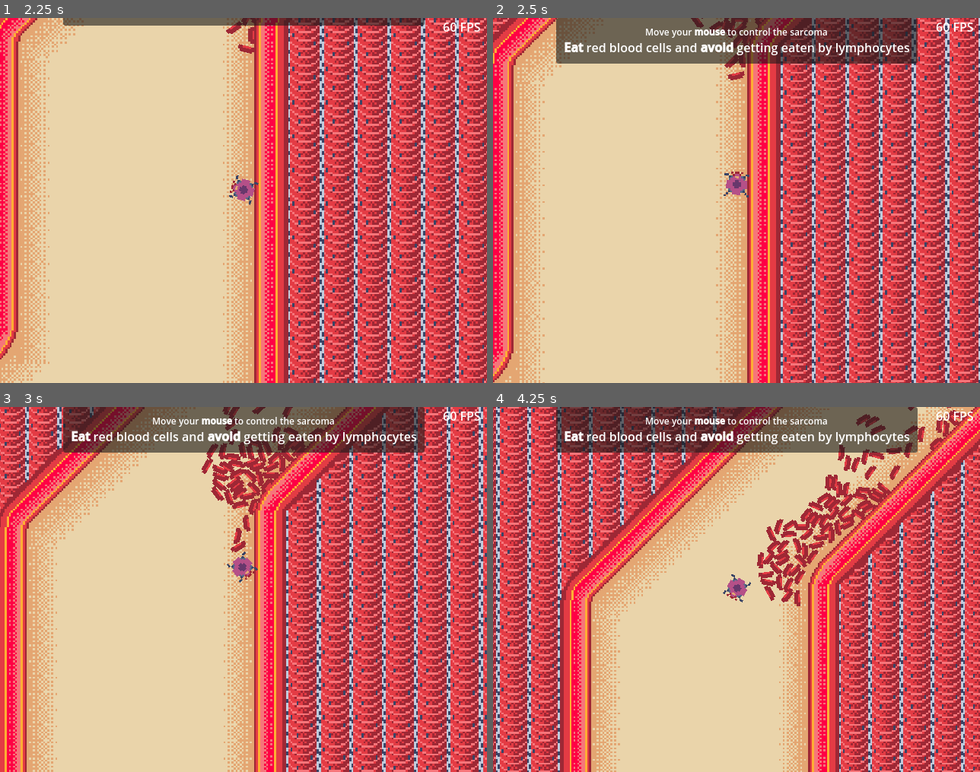
Above: before the commit, frames 1-4 (two rows, left to right).
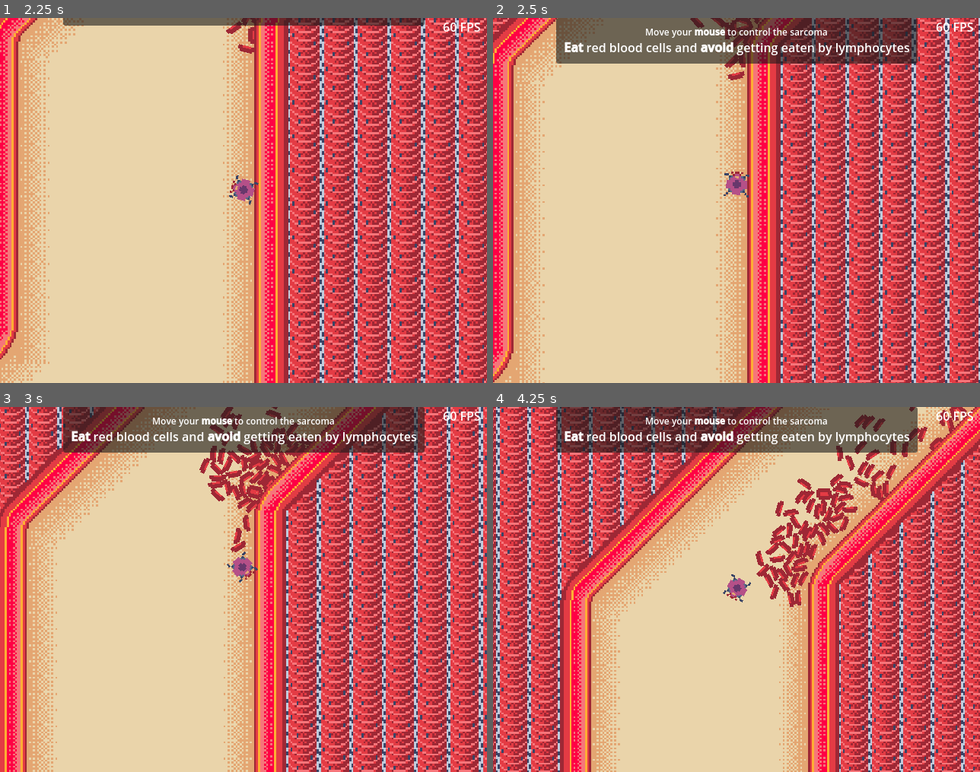
Above: after the commit, the same moments.

Repository: BertrandBordage/Bloody-Sarcoma
Game: Godot game, scene res://level_0.tscn
Two runs of this game, one before a commit and one after it. Both use one fixed random seed, a clock stepped at 60 frames per second and the inputs below.
Inputs (mouse positions are in pixels of both pictures, inside the frame that each line leads up to):
- Up to frame 1 (2.25 s): move the mouse to (350, 182) at 0.52 s; click (350, 182) at 0.67 s; drag from (146, 218) to (277, 193) at 1.27 s; move the mouse to (292, 120) at 2.02 s; click (292, 120) at 2.17 s
- Up to frame 2 (2.5 s): no input
- Up to frame 3 (3 s): drag from (219, 662) to (97, 534) at 2.77 s
- Up to frame 4 (4.25 s): move the mouse to (882, 644) at 3.52 s; click (882, 644) at 3.67 s

Frame 1 is identical in both runs. In frame 2, 0.3% of the frame differs, in the area x 40-56%, y 0-9%; in frame 3, 1.9%; in frame 4, 3.8%, in the area x 53-98%, y 0-55%.

Commit message:
Adds neutrophiles, making it possible to loot mouths.

Diff:
--- a/autoload/SpawnedFlow.gd
+++ b/autoload/SpawnedFlow.gd
@@ -17,15 +17,18 @@
 var lymphocyte_scene: PackedScene = load("res://bodies/lymphocyte.tscn")
 var red_blood_cell_scene: PackedScene = load("res://bodies/red_blood_cell.tscn")
 var bacteria_scene: PackedScene = load("res://bodies/bacteria.tscn")
+var neutrophil_scene: PackedScene = load("res://bodies/neutrophil.tscn")
 var spawnable_scene_names: Array[String] = [
     "Lymphocyte",
     "RedBloodCell",
     "Bacteria",
+    "Neutrophil",
 ]
 var spawnable_probabilities: Array[float] = [
     0.0,
     100.0,
     0.25,
+    0.5,
 ]
 var lymphocyte_probability: float:
     get:
@@ -178,6 +181,8 @@
                 scene = red_blood_cell_scene
             "Bacteria":
                 scene = bacteria_scene
+            "Neutrophil":
+                scene = neutrophil_scene
         spawned = scene.instantiate()
         spawn_container.add_child.call_deferred(spawned)
         # We don’t use global_position due to this bug: https://github.com/godotengine/godot/issues/74323
--- a/bodies/cancer_cell.gd
+++ b/bodies/cancer_cell.gd
@@ -138,6 +138,11 @@
     food += earned_food
     if earned_food == 0:
         return
+    if body.NAME == "Neutrophil":
+        for sibling in get_parent().get_children():
+            if not sibling.has_mouth:
+                sibling.has_mouth = true
+                break
     if body.NAME == "Bacteria":
         if has_bottom_flagellum:
             if has_top_flagellum:
--- /dev/null
+++ b/bodies/neutrophil.gd
@@ -0,0 +1,20 @@
+extends RigidBody2D
+
+
+const NAME = "Neutrophil"
+
+
+func _ready():
+    SpawnedFlow.spawned_bodies.append(self)
+
+
+func _exit_tree():
+    SpawnedFlow.spawned_bodies.erase(self)
+
+
+func take_damage(damage: float):
+    return $HealthComponent.take_damage(damage)
+
+
+func _on_health_component_died():
+    SpawnedFlow.respawn_if_possible(self)
--- /dev/null
+++ b/bodies/neutrophil.tscn
@@ -0,0 +1,88 @@
+[gd_scene load_steps=14 format=3 uid="uid://xvj7rurqthbi"]
+
+[ext_resource type="Script" path="res://bodies/neutrophil.gd" id="1_rhh8i"]
+[ext_resource type="Texture2D" uid="uid://cda5wdu6a125n" path="res://sprites/neutrophil.png" id="1_slxv4"]
+[ext_resource type="PackedScene" uid="uid://bwvnv4kvdejan" path="res://utils/health_component.tscn" id="2_7ncq3"]
+[ext_resource type="PackedScene" uid="uid://dtl0ps1up22ii" path="res://utils/attack_area.tscn" id="4_i6ge5"]
+[ext_resource type="PackedScene" uid="uid://bjiq1fjatlo2b" path="res://utils/threat_detection_area.tscn" id="5_vwnuu"]
+
+[sub_resource type="AtlasTexture" id="AtlasTexture_tvdip"]
+atlas = ExtResource("1_slxv4")
+region = Rect2(0, 0, 16, 16)
+
+[sub_resource type="AtlasTexture" id="AtlasTexture_7t5rp"]
+atlas = ExtResource("1_slxv4")
+region = Rect2(16, 0, 16, 16)
+
+[sub_resource type="AtlasTexture" id="AtlasTexture_shxn0"]
+atlas = ExtResource("1_slxv4")
+region = Rect2(32, 0, 16, 16)
+
+[sub_resource type="AtlasTexture" id="AtlasTexture_sagk3"]
+atlas = ExtResource("1_slxv4")
+region = Rect2(48, 0, 16, 16)
+
+[sub_resource type="SpriteFrames" id="SpriteFrames_gdbce"]
+animations = [{
+"frames": [{
+"duration": 1.0,
+"texture": SubResource("AtlasTexture_tvdip")
+}, {
+"duration": 1.0,
+"texture": SubResource("AtlasTexture_7t5rp")
+}, {
+"duration": 1.0,
+"texture": SubResource("AtlasTexture_shxn0")
+}, {
+"duration": 1.0,
+"texture": SubResource("AtlasTexture_sagk3")
+}],
+"loop": true,
+"name": &"default",
+"speed": 1.67
+}]
+
+[sub_resource type="CircleShape2D" id="CircleShape2D_pyts1"]
+radius = 7.0
+
+[sub_resource type="CapsuleShape2D" id="CapsuleShape2D_tjj1i"]
+radius = 3.0
+height = 8.0
+
+[sub_resource type="CircleShape2D" id="CircleShape2D_k8gj6"]
+radius = 32.0
+
+[node name="Neutrophil" type="RigidBody2D"]
+collision_layer = 64
+collision_mask = 111
+mass = 0.04
+script = ExtResource("1_rhh8i")
+
+[node name="HealthComponent" parent="." instance=ExtResource("2_7ncq3")]
+initial_health = 5.0
+
+[node name="AnimatedSprite2D" type="AnimatedSprite2D" parent="HealthComponent"]
+sprite_frames = SubResource("SpriteFrames_gdbce")
+autoplay = "default"
+frame_progress = 0.0302918
+
+[node name="CollisionShape2D" type="CollisionShape2D" parent="."]
+shape = SubResource("CircleShape2D_pyts1")
+
+[node name="AttackArea" parent="." instance=ExtResource("4_i6ge5")]
+unique_name_in_owner = true
+collision_mask = 33
+damage = 0.5
+
+[node name="CollisionShape2D" type="CollisionShape2D" parent="AttackArea"]
+position = Vector2(0, -9)
+rotation = 1.5708
+shape = SubResource("CapsuleShape2D_tjj1i")
+debug_color = Color(1, 0, 0, 0.419608)
+
+[node name="ThreatDetectionArea" parent="." instance=ExtResource("5_vwnuu")]
+
+[node name="CollisionShape2D" type="CollisionShape2D" parent="ThreatDetectionArea"]
+shape = SubResource("CircleShape2D_k8gj6")
+
+[connection signal="died" from="HealthComponent" to="." method="_on_health_component_died"]
--- /dev/null
+++ b/sprites/neutrophil.json
@@ -0,0 +1,53 @@
+{ "frames": {
+   "neutrophil 0.aseprite": {
+    "frame": { "x": 0, "y": 0, "w": 16, "h": 16 },
+    "rotated": false,
+    "trimmed": false,
+    "spriteSourceSize": { "x": 0, "y": 0, "w": 16, "h": 16 },
+    "sourceSize": { "w": 16, "h": 16 },
+    "duration": 600
+   },
+   "neutrophil 1.aseprite": {
+    "frame": { "x": 16, "y": 0, "w": 16, "h": 16 },
+    "rotated": false,
+    "trimmed": false,
+    "spriteSourceSize": { "x": 0, "y": 0, "w": 16, "h": 16 },
+    "sourceSize": { "w": 16, "h": 16 },
+    "duration": 600
+   },
+   "neutrophil 2.aseprite": {
+    "frame": { "x": 32, "y": 0, "w": 16, "h": 16 },
+    "rotated": false,
+    "trimmed": false,
+    "spriteSourceSize": { "x": 0, "y": 0, "w": 16, "h": 16 },
+    "sourceSize": { "w": 16, "h": 16 },
+    "duration": 600
+   },
+   "neutrophil 3.aseprite": {
+    "frame": { "x": 48, "y": 0, "w": 16, "h": 16 },
+    "rotated": false,
+    "trimmed": false,
+    "spriteSourceSize": { "x": 0, "y": 0, "w": 16, "h": 16 },
+    "sourceSize": { "w": 16, "h": 16 },
+    "duration": 600
+   }
+ },
+ "meta": {
+  "app": "https://www.aseprite.org/",
+  "version": "1.3.5-x64",
+  "image": "neutrophil.png",
+  "format": "I8",
+  "size": { "w": 64, "h": 16 },
+  "scale": "1",
+  "frameTags": [
+   { "name": "Idle", "from": 0, "to": 3, "direction": "forward", "color": "#000000ff" }
+  ],
+  "layers": [
+   { "name": "Membrane", "opacity": 255, "blendMode": "normal" },
+   { "name": "Nucleus", "opacity": 255, "blendMode": "normal" },
+   { "name": "Mouth", "opacity": 255, "blendMode": "normal" }
+  ],
+  "slices": [
+  ]
+ }
+}
Binary file added: sprites/neutrophil.aseprite
Binary file added: sprites/neutrophil.png
Not shown, added: sprites/neutrophil.png.import
